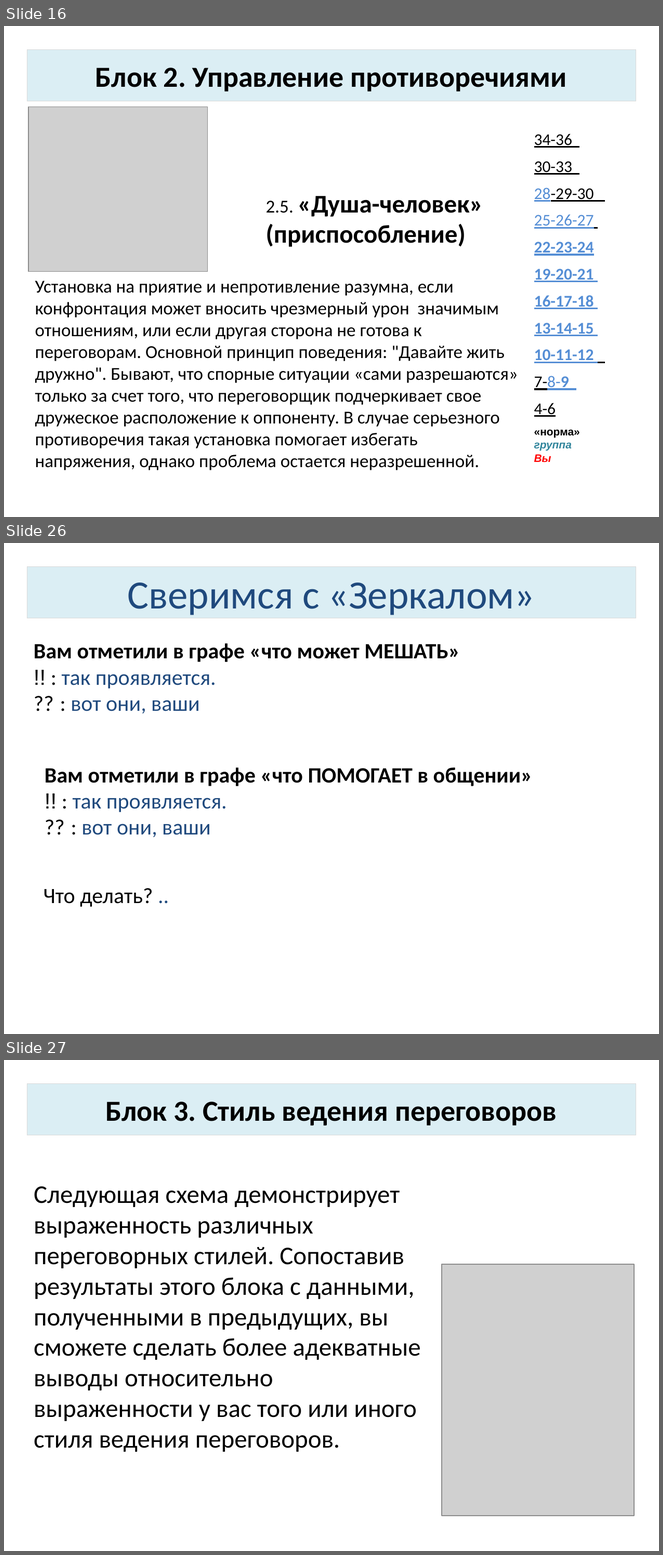
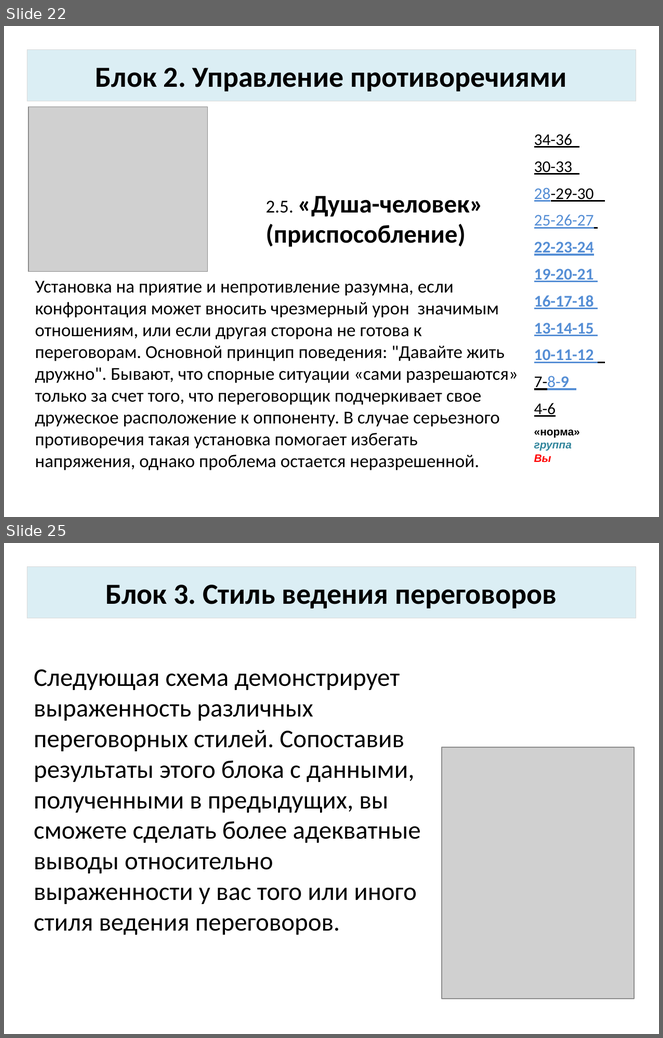
Before and after one commit to apakufai/ISeC_workfiles, a slide deck: ИКС-файл/00ШАБЛОН ОСЕНЬ 22.pptx. Shown one above the other, each under a label of ours: slides 16, 26 and 27 before the commit, slides 22 and 25 after it; the slides between them are not shown. The pictures are 663x1555 and 663x1038 pixels, drawn with LibreOffice and Linux fonts; fonts in the diff are those of the drawing; grey boxes stand for pictures; background and template pictures are left out. Boxes give left, top, right and bottom in pixels: in the first picture for what was removed or moved away, otherwise in the second. Text is boxed around its words. In the diff, an @@ line names an element or a change of style, - is before the commit and + after.

```diff
--- a/ИКС-файл/00ШАБЛОН ОСЕНЬ 22.pptx
+++ b/ИКС-файл/00ШАБЛОН ОСЕНЬ 22.pptx
@@ slide 26 removed at <box>4,543,659,1034</box>, background picture (left out) @@
@@ title removed at <box>27,566,636,618</box> @@
-Сверимся с «Зеркалом»
@@ text removed at <box>34,643,460,714</box> @@
-Вам отметили в графе «что может МЕШАТЬ»
-!! : так проявляется.
-?? : вот они, ваши
@@ text removed at <box>45,768,533,837</box> @@
-Вам отметили в графе «что ПОМОГАЕТ в общении»
-!! : так проявляется.
-?? : вот они, ваши
@@ text removed at <box>44,888,153,907</box> @@
-Что делать? ..
@@ what was slide 16 is now slide 22 @@
@@ what was slide 27 is now slide 25 @@
```
Also in this commit, not shown: 11 slides changed, 1 other slide removed.
